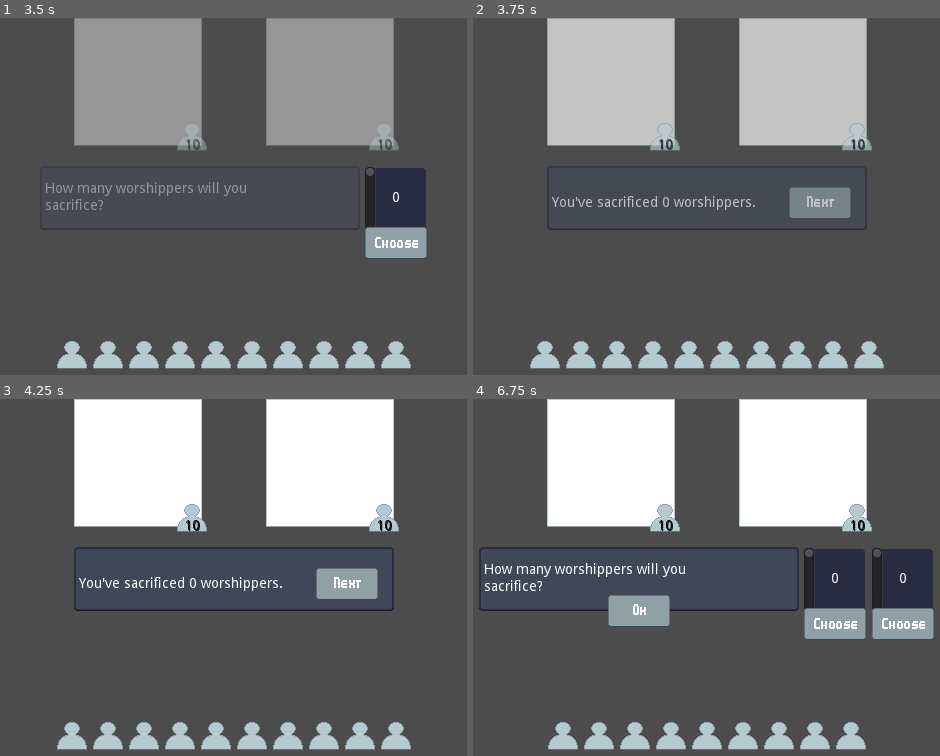
Above: before the commit, frames 1-4 (two rows, left to right).
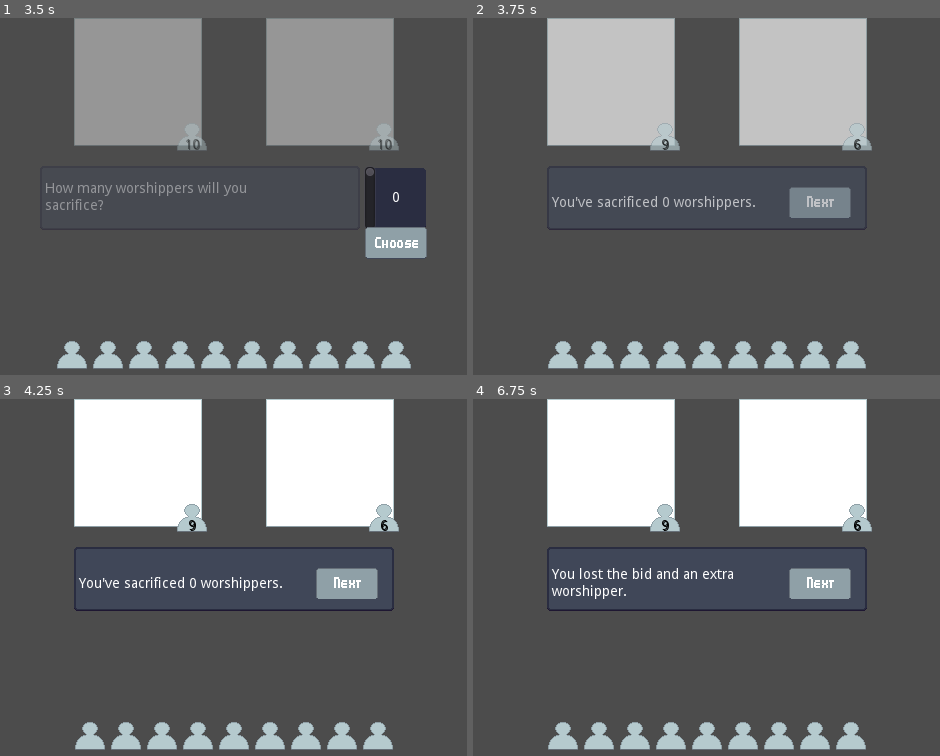
Above: after the commit, the same moments.

Repository: RustyMonky/LudumDare43
Game: Godot game, scene res://scenes/game/game.tscn
Two runs of this game, one before a commit and one after it. Both use one fixed random seed, a clock stepped at 60 frames per second and the inputs below. The project has no main scene, so this scene is started directly.
Inputs (mouse positions are in pixels of both pictures, inside the frame that each line leads up to):
- Up to frame 1 (3.5 s): click (116, 196) at 0.5 s; click (200, 196) at 1.25 s; click (266, 196) at 2 s; click (116, 196) at 2.75 s
- Up to frame 2 (3.75 s): click (869, 242) at 3.5 s
- Up to frame 3 (4.25 s): no input
- Up to frame 4 (6.75 s): click (818, 584) at 4.25 s; click (818, 584) at 5 s; click (706, 609) at 5.77 s; click (673, 609) at 6.52 s

Frame 1 is identical in both runs. In frame 2, 4.1% of the frame differs, in the area x 12-89%, y 33-99%; in frame 3, 4.1%; in frame 4, 9.8%, in the area x 1-99%, y 33-68%.

Commit message:
Adds deities defeated tally and fixes multiple logic bugs surrouding worshipper counts and display

Diff:
--- a/globals/gameData.gd
+++ b/globals/gameData.gd
@@ -4,6 +4,7 @@
 var computerDeity = null
 var computerFollowerCount = 10
 var computerSacrificeCount = 0
+var deitiesDefeated = 0
 var deityOptions = ["A", "B", "C"]
 var playerFollowerCount = 10
 var playerSacrificeCount = 0
--- a/scenes/game/game.gd
+++ b/scenes/game/game.gd
@@ -21,21 +21,30 @@
 # addFollowers
 # Adds followers to the appropriate container
 func addFollowers():
+	for child in followerHbox.get_children():
+		child.queue_free()
+
 	for i in range(gameData.playerFollowerCount):
 		var follower = TextureRect.new()
 		follower.texture = followerIcon
 		followerHbox.add_child(follower)
+	playerDeityPanel.setCount(gameData.playerFollowerCount)
 
 # resetSacrificePrompt
 # Resets sacrifice data and updates text interface for next bidding
 func resetSacrificePrompt():
-	gameData.computerSacrificeCount = 0
-	gameData.playerSacrificeCount = 0
-	textInterface.setText(["How many worshippers will you sacrifice?"])
+	if gameData.playerFollowerCount > 0:
+		gameData.computerSacrificeCount = 0
+		gameData.playerSacrificeCount = 0
+		textInterface.setText(["How many worshippers will you sacrifice?"])
+		textInterface.confirmButton.hide()
 
-	var vertScroll = load("res://ui/vertScroll/vertScroll.tscn").instance()
-	vertScroll.connect("tree_exited", self, "_on_vertScroll_tree_exited")
-	textHbox.add_child(vertScroll)
+		var vertScroll = load("res://ui/vertScroll/vertScroll.tscn").instance()
+		vertScroll.connect("tree_exited", self, "_on_vertScroll_tree_exited")
+		textHbox.add_child(vertScroll)
+
+	else:
+		print("Lose")
 
 # Signals
 
@@ -52,12 +61,6 @@
 
 # Called at end of text cycle to trigger a reset of the bidding flow
 func _on_confirmButton_pressed():
-	if (gameData.computerSacrificeCount > gameData.playerSacrificeCount):
-		followerHbox.get_children().front().queue_free()
-		gameData.playerFollowerCount -= 1
-	elif (gameData.playerSacrificeCount > gameData.computerSacrificeCount):
-		gameData.playerFollowerCount += (gameData.playerSacrificeCount - gameData.computerSacrificeCount)
-		addFollowers()
 	resetSacrificePrompt()
 
 # Called when a sacrifice count is selected and the vertical scroll has exited the tree
@@ -83,11 +86,42 @@
 	if gameData.playerSacrificeCount > computerBid:
 		var difference = gameData.playerSacrificeCount - computerBid
 		textArrayToUse.append("You outbid " + gameData.computerDeity + " and gained " + String(difference) + " worshippers!")
+		gameData.playerFollowerCount += difference
+
+		if gameData.computerFollowerCount > 0:
+			gameData.computerFollowerCount -= 1
+			textArrayToUse.append("They lost an extra worshipper, too!")
+
 	elif gameData.playerSacrificeCount == computerBid:
 		textArrayToUse.append("You and " + gameData.computerDeity + " sacrificed the same! Neither wins...")
+		if gameData.computerFollowerCount == 0:
+			textArrayToUse.append("But they are out of worshippers!")
 	# If you lose, lose 1 worshipper
 	else:
 		textArrayToUse.append("You lost the bid and an extra worshipper.")
+		gameData.playerFollowerCount -= 1
+
+	# Then, if computer lost, remove god from game
+	if gameData.computerFollowerCount == 0:
+		gameData.deityOptions.remove(gameData.computerDeity)
+		gameData.deitiesDefeated += 1
+		randomize()
+
+		if gameData.deityOptions.empty():
+			print("Win")
+		elif gameData.playerFollowerCount > 0:
+			var randIndex = randi() % gameData.deityOptions.size() - 1
+			gameData.computerDeity = gameData.deityOptions[randIndex]
+			gameData.computerFollowerCount = 10
+			gameData.playerFollowerCount += 5
+			playerDeityPanel.setCount(gameData.playerFollowerCount)
+			textArrayToUse.append("Your victory has attracted 5 more worshippers!")
+			textArrayToUse.append(gameData.computerDeity + " is the next deity to defeat.")
+	else:
+		textArrayToUse.append(gameData.computerDeity + " still has " + String(gameData.computerFollowerCount) + " worshippers left.")
 
 	# Update text
 	textInterface.setText(textArrayToUse)
+	addFollowers()
+	playerDeityPanel.setCount(gameData.playerFollowerCount)
+	computerDeityPanel.setCount(gameData.computerFollowerCount)
